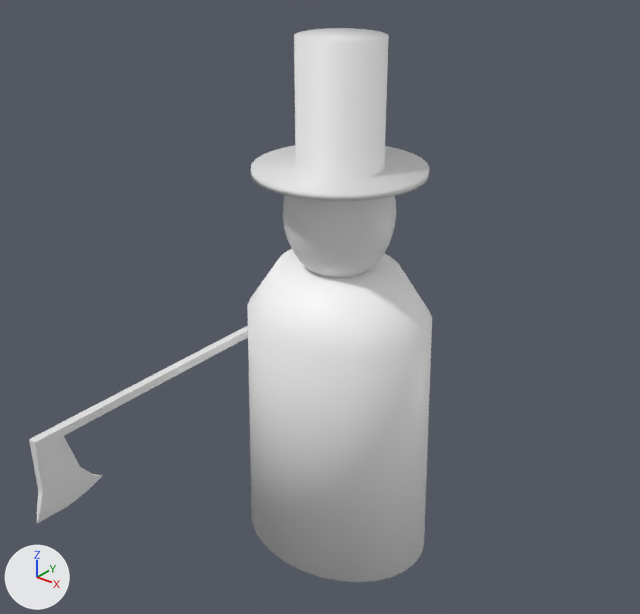
Before and after pictures for a commit that changed the glTF model game/scenes/enemies/axe_dude.glb.
Both versions are drawn from a 50 mm lens placed at (5.86, -7.68, 7.98), pointed at (0.03, -0.39, 3.45). The axes (+X, +Y, +Z) are drawn at lower left. The lights are the same throughout.

Before the edit, the objects in view are built like this:
```python
me_cube_001 = bpy.data.meshes.new('Cube.001')
me_cube_001.from_pydata(...)  # 44 vertices, 84 faces; spans x -1.51..-1.41, y -3.54..1.77, z 1.53..2.58
me_cylinder = bpy.data.meshes.new('Cylinder')
me_cylinder.from_pydata(...)  # 96 vertices, 188 faces; spans x -1.27..1.27, y -1.01..1.01, z 0.0..3.85
me_cylinder.materials.append(mat_defaultmaterial)
ob_armature = bpy.data.objects.new('Armature', None)
ob_armature.location = (0.0, 0.0, 0.0)
ob_body = bpy.data.objects.new('body', me_cylinder)
ob_body.location = (0.0, 0.0, 0.0)
ob_bone = bpy.data.objects.new('Bone', None)
ob_bone.parent = ob_armature
ob_bone.location = (0.0, 0.0, 0.0)
ob_cube = bpy.data.objects.new('Cube', me_cube_001)
ob_cube.parent = ob_bone_001
ob_cube.location = (1.456, -2.529, 0.0271)
ob_cube.rotation_euler = (-1.571, 0.0, 0.0000166)  # degrees (-90, 0, 0)
# also in view: 'Cylinder' at (0.0, 0.0, 5.73); 'head' at (0.0, 0.0, 4.5)
```
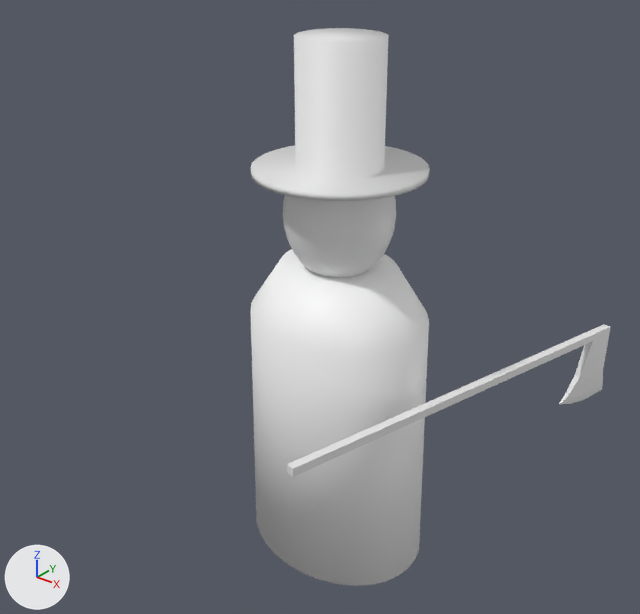
ob_armature is not drawn itself; it is the parent of ob_bone.
ob_bone is not drawn itself; it is the parent of ob_bone_001, ob_bone_002.

The change, as a list of edits to the scene's bpy script:
```text
Change ob_body:
    add ob_body.parent = ob_bone
    ob_body.rotation_euler: (0.0, 0.0, 0.0) -> (0.0, 0.0, 3.142)  # degrees (0, 0, 0) -> degrees (0, 0, 180)
Change ob_armature:
    ob_armature.rotation_euler: (0.0, 0.0, 0.0) -> (0.0, 0.0, -0.246)  # degrees (0, 0, 0) -> degrees (0, 0, -14)
Change ob_bone:
    ob_bone.rotation_euler: (0.0, 0.0, 0.0) -> (0.0, 0.0, -3.142)  # degrees (0, 0, 0) -> degrees (0, 0, -180)
```

What differs and where, as boxes (x1, y1, x2, y2) in the pictures (640 x 614 px):
'body', turned, moved
    before: (247, 249, 432, 582)
    after: (251, 249, 429, 586)
'Cylinder', turned
    both: (251, 28, 430, 201)
'Cube', turned
    before: (29, 326, 248, 523)
    after: (287, 324, 610, 477)
'head', turned
    both: (283, 195, 396, 278)
